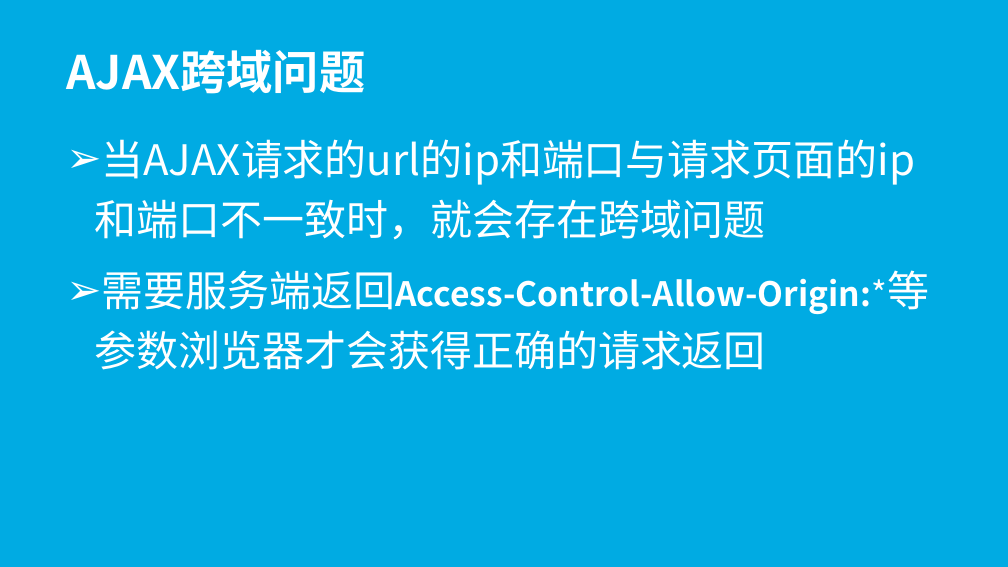
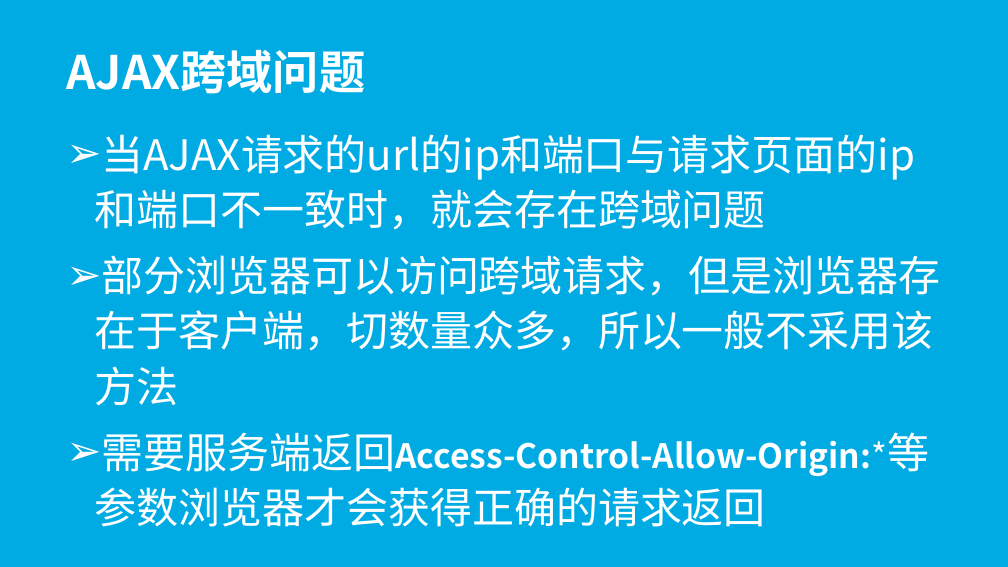
Before and after one commit to wugenshui/ppt, a slide deck: slide 26 of JS/jQuery.pptx (slide 25 before the commit). Drawn at 1008x567 pixels with LibreOffice and Linux fonts; fonts in the diff are those of the drawing. Boxes give left, top, right and bottom in pixels: in the first picture for what was removed or moved away, otherwise in the second. Text is boxed around its words. In the diff, an @@ line names an element or a change of style, - is before the commit and + after.

Commit message:
js服务器

```diff
--- a/JS/jQuery.pptx
+++ b/JS/jQuery.pptx
@@ subtitle at [95, 134, 929, 527]: line spacing 1.2 to 1.1 @@
@@ subtitle at [95, 255, 940, 406]: paragraph added @@
+➢ 部分浏览器可以访问跨域请求，但是浏览器存在于客户端，切数量众多，所以一般不采用该方法
```
Also in this commit, not shown: 1 slide added, 6 other files.
